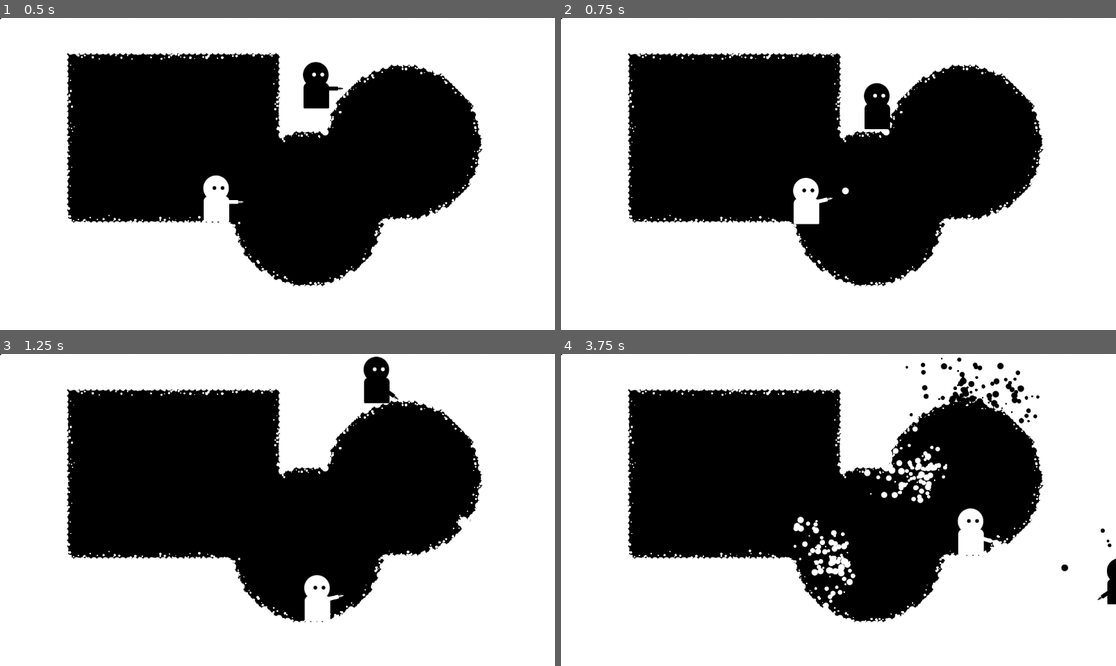
Above: before the commit, frames 1-4 (two rows, left to right).
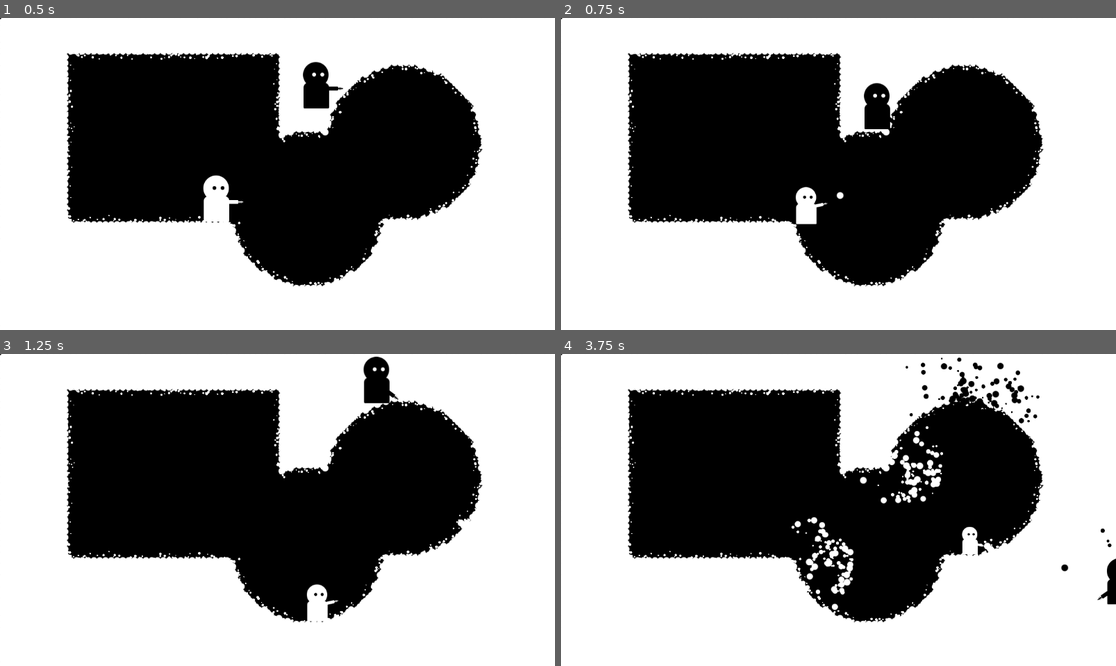
Above: after the commit, the same moments.

Repository: RobotRamen/margin
Game: Godot game, scene res://level_0.tscn
Same seed, same stepped clock (60 frames per second), same inputs: the game is played once before the commit and once after it.
Inputs (mouse positions are in pixels of both pictures, inside the frame that each line leads up to):
- Up to frame 1 (0.5 s): no input
- Up to frame 2 (0.75 s): move the mouse to (960, 158) at 0.52 s; hold D (right_1) from 0.53 s (still down); tap Ctrl (restore_1) at 0.6 s; click (960, 158) at 0.67 s
- Up to frame 3 (1.25 s): keep holding D (right_1); tap Space (jump_1) at 0.77 s
- Up to frame 4 (3.75 s): move the mouse to (727, 525) at 1.27 s; tap Ctrl (restore_1) every 0.75 s from 1.35 to 3.6 s; click (727, 525) at 1.42 s; tap Space (jump_1) at 1.52, 3.02 s; move the mouse to (894, 441) at 2.02 s; release D (right_1) at 2.03 s; hold A (left_1) 2.03-2.78 s; click (894, 441) at 2.17 s; move the mouse to (810, 572) at 2.77 s; hold D (right_1) from 2.78 s (still down); click (810, 572) at 2.92 s; move the mouse to (1005, 556) at 3.52 s; click (1005, 556) at 3.67 s

Frame 1 is identical in both runs. In frame 2, 0.4% of the frame differs, in the area x 41-52%, y 51-67%; in frame 3, 0.3%; in frame 4, 2.8%, in the area x 33-80%, y 20-83%.

Commit message:
added white scale stuff

Diff:
--- a/white_character.gd
+++ b/white_character.gd
@@ -14,6 +14,12 @@
 const bullet = preload("res://white_bullet.tscn")
 
 var whitened_pixels = []
+var size_restore_step =  Vector2(0.01,0.01)
+
+
+var min_size = Vector2(0.4,0.4)
+var max_size =  Vector2(1.,1.)
+var size_increment =  Vector2(0.2,0.2)
 
 
 func _physics_process(delta):
@@ -46,18 +52,24 @@
 		gun.look_at(event.position)
 
 func fire(mouse_position):
-	var new_bullet : RigidBody2D = bullet.instantiate()
-	add_sibling(new_bullet)
-	new_bullet.position = bullet_spawn.global_position
-	new_bullet.apply_central_impulse((mouse_position - new_bullet.position).normalized() * 1000.0)
+	if scale - (size_increment/2)  <= min_size:
+		scale = max_size
+	else:
+		scale = (scale-size_increment).clamp(min_size, max_size)
+		var new_bullet : RigidBody2D = bullet.instantiate()
+		add_sibling(new_bullet)
+		new_bullet.position = bullet_spawn.global_position
+		new_bullet.apply_central_impulse((mouse_position - new_bullet.position).normalized() * 1000.0)
 
 func add_whitened_pixel(pixel):
 	if pixel not in whitened_pixels:
 		whitened_pixels.append(pixel)
 
 func restore():
+	var restores = 0
 	for pix in whitened_pixels:
 		if pix.get_meta("colour", 0) == 2:
+			restores += 1
 			pix.visible = false
 			pix.set_collision_layer_value(2, true)
 			pix.set_collision_layer_value(1, false)
@@ -65,7 +77,15 @@
 			add_sibling(new_restore)
 			new_restore.position = pix.position
 			new_restore.scale *= randf_range(0.2, 1.)
+	if(restores):
+		size_restore_step = (max_size - scale)/restores
+	else:
+		size_restore_step = max_size - scale
 	whitened_pixels = []
 
 func on_restore_pickup():
-	pass
+	if scale >= max_size:
+		scale.clamp(min_size, max_size)
+	else:
+		scale += size_restore_step
+		scale.clamp(min_size, max_size)
Not shown, added: lev98C0.tmp
Not shown, added: levB521.tmp
